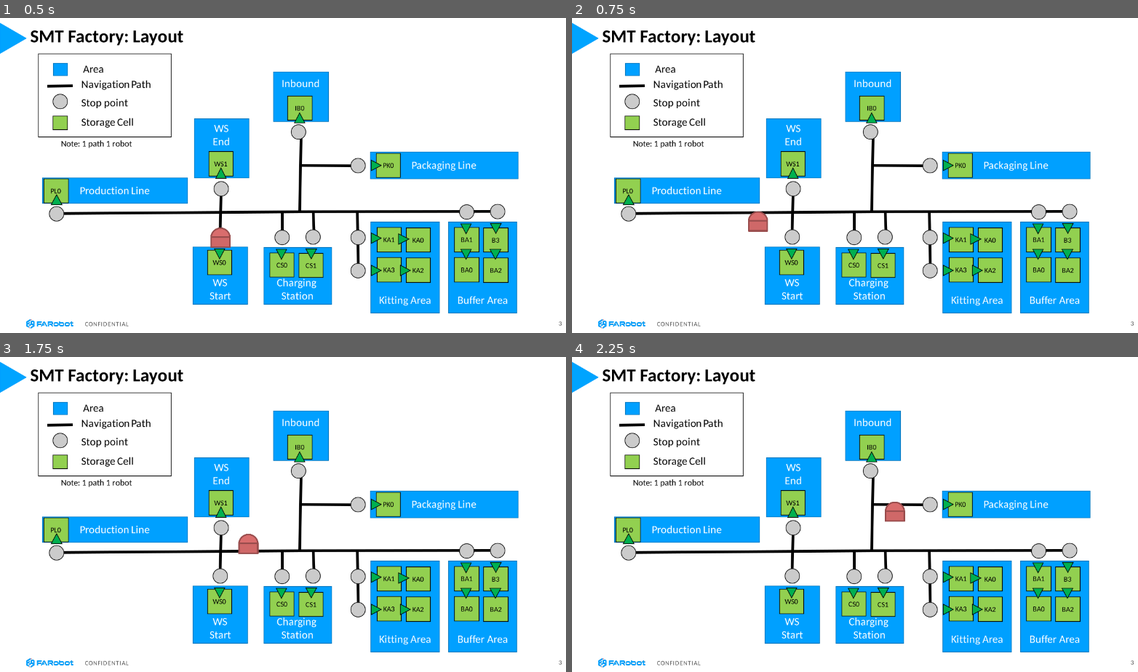
Above: before the commit, frames 1-4 (two rows, left to right).
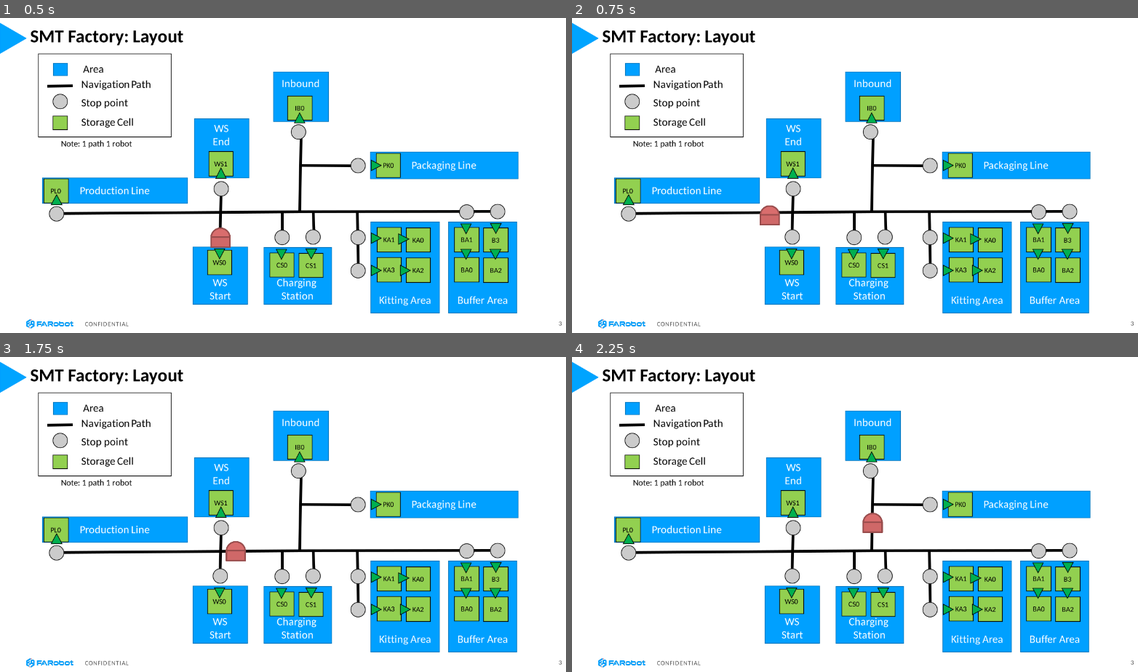
Above: after the commit, the same moments.

Repository: gaia-platform/sandbox
Game: Godot game, scene res://Scenes/SOW_Factory.tscn
Two runs of this game, one before a commit and one after it. Both use one fixed random seed, a clock stepped at 60 frames per second and the inputs below.
Inputs:
- Up to frame 1 (0.5 s): no input
- Up to frame 2 (0.75 s): tap Enter (ui_accept) at 0.5 s
- Up to frame 3 (1.75 s): tap Enter (ui_accept) at 0.77, 1.52 s
- Up to frame 4 (2.25 s): no input

Frame 1 is identical in both runs. In frame 2, 0.3% of the frame differs, in the area x 31-37%, y 59-68%; in frame 3, 0.4%; in frame 4, 0.4%, in the area x 51-59%, y 45-56%.

Commit message:
thinner lines

Diff:
--- a/WarehouseDemo/Scenes/SOW_Factory.tscn
+++ b/WarehouseDemo/Scenes/SOW_Factory.tscn
@@ -5,9 +5,9 @@
 [ext_resource path="res://Scripts/Navigation/FactoryNav.gd" type="Script" id=3]
 
 [sub_resource type="NavigationPolygon" id=1]
-vertices = PoolVector2Array( 104, 464, 104, 424, 464, 424, 464, 464, 464, 368, 504, 368, 504, 424, 504, 464, 640, 424, 640, 240, 680, 240, 680, 320, 808, 320, 808, 360, 680, 360, 680, 416, 664, 464, 640, 464, 1112, 416, 1112, 464, 1072, 464, 1072, 456, 1048, 456, 1048, 464, 1008, 464, 1008, 456, 808, 456, 808, 480, 816, 480, 816, 520, 808, 520, 808, 552, 816, 552, 816, 592, 768, 592, 768, 456, 704, 456, 704, 520, 664, 520, 600, 464, 640, 520, 600, 520, 504, 520, 464, 520 )
-polygons = [ PoolIntArray( 0, 1, 2, 3 ), PoolIntArray( 2, 4, …(109 unchanged characters)… ay( 8, 11, 14 ), PoolIntArray( 8, 14, 15, 16, 17 ), PoolIntArray( 18, 19, 20, 21 ), PoolIntArray( 15, 18, 21, 22 ), PoolIntArray( 22, 23, 24, 25 ), PoolIntArray( 15, 22, 25 ), PoolIntArray( 15, 25, 26 ), PoolIntArray( 27, 28, 29, 30 ), PoolIntArray( 31, 32, 33, 34 ), PoolIntArray( 31, 34, 35, 30 ), PoolIntArray( 27, 30, 35 ), PoolIntArray( 26, 27, 35 ), PoolIntArray( 15, 26, 35 ), PoolIntArray( 15, 35, 36 ), PoolIntArray( 36, 37, 38, 16, 15 ), PoolIntArray( 6, 8, 17, 39 ), PoolIntArray( 17, 40, 41, 39 ), PoolIntArray( 6, 39, 7 ), PoolIntArray( 3, 7, 42, 43 ) ]
-outlines = [ PoolVector2Array( 104, 424, 464, 424, 464, 368, 504, 368, 504, 424, 640, 424, 640, 240, 680, 240, 680, 320, 808, 320, 808, 360, 680, 360, 680, 416, 1112, 416, 1112, 464, 1072, 464, 1072, 456, 1048, 456, 1048, 464, 1008, 464, 1008, 456, 808, 456, 808, 480, 816, 480, 816, 520, 808, 520, 808, 552, 816, 552, 816, 592, 768, 592, 768, 456, 704, 456, 704, 520, 664, 520, 664, 464, 640, 464, 640, 520, 600, 520, 600, 464, 504, 464, 504, 520, 464, 520, 464, 464, 104, 464 ) ]
+vertices = PoolVector2Array( 120, 448, 120, 440, 480, 440, 480, 448, 480, 368, 488, 368, 488, 440, 488, 448, 656, 440, 656, 240, 664, 240, 664, 336, 808, 336, 808, 344, 664, 344, 664, 440, 1096, 440, 1096, 464, 1088, 464, 1088, 448, 1032, 448, 1032, 464, 1024, 464, 1024, 448, 792, 448, 792, 496, 816, 496, 816, 504, 792, 504, 792, 568, 816, 568, 816, 576, 784, 576, 784, 448, 688, 448, 688, 520, 680, 520, 680, 448, 624, 448, 616, 448, 624, 520, 616, 520, 488, 520, 480, 520 )
+polygons = [ PoolIntArray( 0, 1, 2, 3 ), PoolIntArray( 2, 4, …(109 unchanged characters)… ay( 8, 11, 14 ), PoolIntArray( 8, 14, 15 ), PoolIntArray( 16, 17, 18, 19 ), PoolIntArray( 15, 16, 19, 20 ), PoolIntArray( 20, 21, 22, 23 ), PoolIntArray( 15, 20, 23 ), PoolIntArray( 15, 23, 24 ), PoolIntArray( 25, 26, 27, 28 ), PoolIntArray( 29, 30, 31, 32 ), PoolIntArray( 29, 32, 33, 28 ), PoolIntArray( 25, 28, 33 ), PoolIntArray( 24, 25, 33 ), PoolIntArray( 15, 24, 33 ), PoolIntArray( 15, 33, 34 ), PoolIntArray( 34, 35, 36, 37 ), PoolIntArray( 15, 34, 37 ), PoolIntArray( 15, 37, 38, 8 ), PoolIntArray( 6, 8, 38, 39 ), PoolIntArray( 38, 40, 41, 39 ), PoolIntArray( 6, 39, 7 ), PoolIntArray( 3, 7, 42, 43 ) ]
+outlines = [ PoolVector2Array( 120, 440, 480, 440, 480, 368, 488, 368, 488, 440, 656, 440, 656, 240, 664, 240, 664, 336, 808, 336, 808, 344, 664, 344, 664, 440, 1096, 440, 1096, 464, 1088, 464, 1088, 448, 1032, 448, 1032, 464, 1024, 464, 1024, 448, 792, 448, 792, 496, 816, 496, 816, 504, 792, 504, 792, 568, 816, 568, 816, 576, 784, 576, 784, 448, 688, 448, 688, 520, 680, 520, 680, 448, 624, 448, 624, 520, 616, 520, 616, 448, 488, 448, 488, 520, 480, 520, 480, 448, 120, 448 ) ]
 
 [node name="SOW_Factory" type="Node2D"]
 
@@ -26,6 +26,7 @@
 
 [node name="Bot0" parent="Bots" instance=ExtResource( 2 )]
 modulate = Color( 0.858824, 0.431373, 0.431373, 1 )
+position = Vector2( 128, 440 )
 
 [node name="Bot1" parent="Bots" instance=ExtResource( 2 )]
 visible = false
